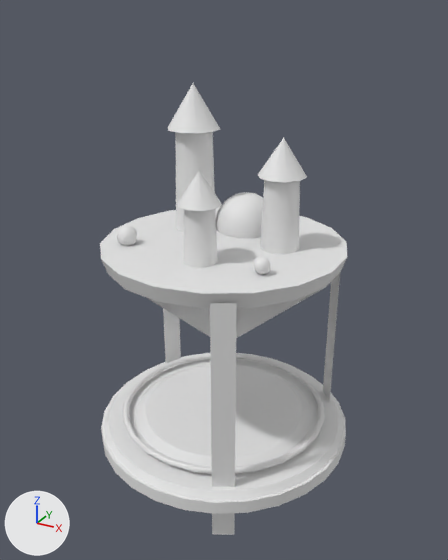
Renders of the glTF model art/models/tier-17-sky-citadel.glb from each side of a commit.
Camera for both pictures: a 50 mm camera at (1.031, -1.873, 1.597) aimed at (0.007, -0.012, 0.667). Lighting does not change. The marker at lower left points along +X, +Y and +Z. The first picture is the older version. Materials are left out; every surface is plain grey. Where no turn or scale is listed for an object, it has been applied to the vertices. Vertices at exactly the same position are counted once.

The first picture shows 'gloss', 'glow', 'toon', 'toon.001', 'water'.
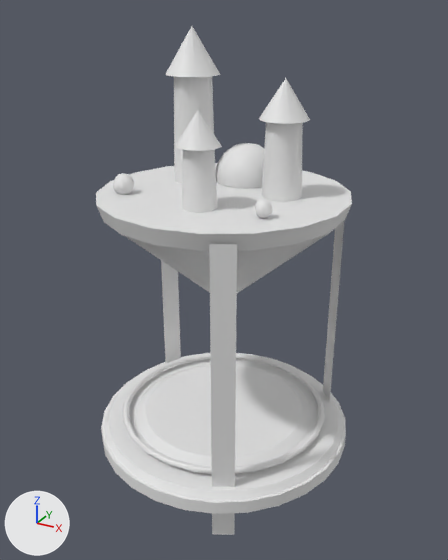
Where the change shows, as pixel boxes [x1, y1, x2, y2] in the pictures (448 x 560 px; the box of a moved part takes in the faces that stretch with it):
'toon.001', moved
    before: [100, 84, 347, 338]
    after: [96, 26, 352, 293]
'gloss', moved
    before: [216, 192, 263, 238]
    after: [216, 143, 264, 189]
part 1 of me_mesh_5, moved or reshaped
    before: [210, 303, 237, 426]
    after: [209, 244, 237, 426]
part 2 of me_mesh_5, moved or reshaped
    before: [323, 273, 340, 401]
    after: [323, 221, 344, 401]
part 3 of me_mesh_5, moved or reshaped
    before: [163, 308, 181, 364]
    after: [161, 261, 181, 364]

Edits to the bpy script that builds the scene:
```text
Change me_mesh_5:
    used by ob_water; location = (0.0, 0.0, 0.751)
    remove me_mesh_5.from_pydata(...)  # 12 vertices, 6 faces; spans x -0.412..0.362, y -0.414..0.33, z -0.896..0.03
    add me_mesh_5.from_pydata(...)  # 12 vertices, 6 faces; spans x -0.412..0.362, y -0.414..0.33, z -1.085..0.03
    me_mesh_5 part 1
    me_mesh_5.vertices[1].co: (0.181, -0.414, -0.896) -> (0.181, -0.414, -1.085)  # pixel (212, 534)
    me_mesh_5.vertices[3].co: (0.251, -0.376, -0.896) -> (0.251, -0.376, -1.085)  # pixel (234, 534)
    me_mesh_5 part 2
    me_mesh_5.vertices[5].co: (0.362, 0.27, -0.896) -> (0.362, 0.27, -1.085)
    me_mesh_5.vertices[7].co: (0.309, 0.33, -0.896) -> (0.309, 0.33, -1.085)
    me_mesh_5 part 3
    me_mesh_5.vertices[9].co: (-0.373, 0.255, -0.896) -> (-0.373, 0.255, -1.085)
    me_mesh_5.vertices[11].co: (-0.412, 0.186, -0.896) -> (-0.412, 0.186, -1.085)
Change ob_toon_001:
    ob_toon_001.location: (0.0, 0.0, 0.751) -> (0.0, 0.0, 0.94)
Change ob_gloss:
    ob_gloss.location: (0.0, 0.0, 0.751) -> (0.0, 0.0, 0.94)
```
